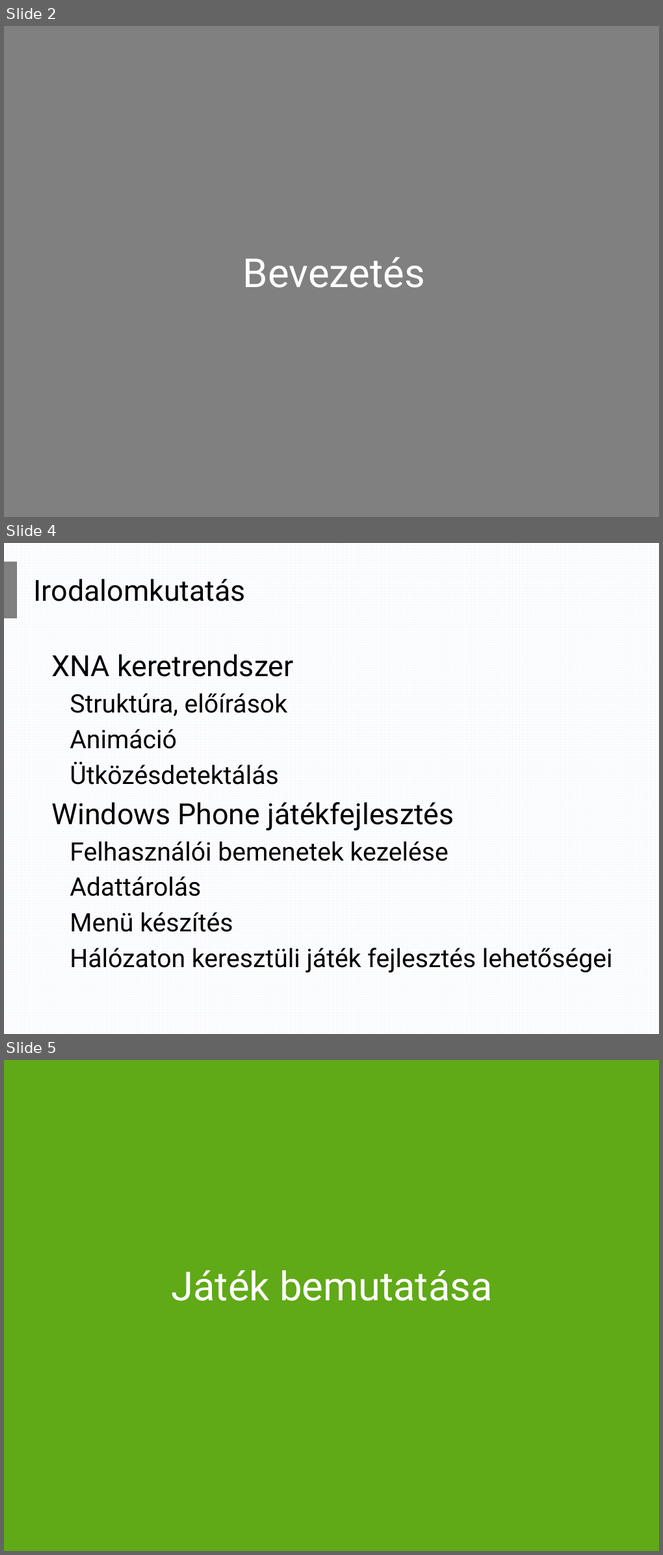
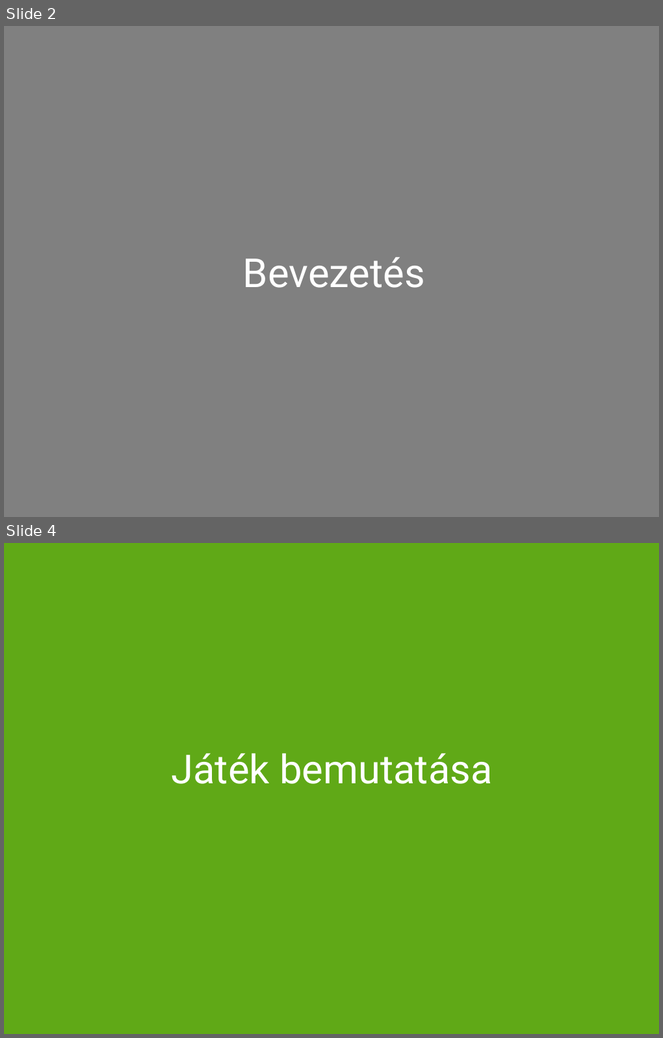
Before and after one commit to trnktms/ScarFly, a slide deck: ScarFly/Docs/Presentation.pptx. Shown one above the other, each under a label of ours: slides 2, 4 and 5 before the commit, slides 2 and 4 after it; the slides between them are not shown. The pictures are 663x1555 and 663x1038 pixels, drawn with LibreOffice and Linux fonts; fonts in the diff are those of the drawing. Boxes give left, top, right and bottom in pixels: in the first picture for what was removed or moved away, otherwise in the second. Text is boxed around its words. In the diff, an @@ line names an element or a change of style, - is before the commit and + after.

```diff
--- a/ScarFly/Docs/Presentation.pptx
+++ b/ScarFly/Docs/Presentation.pptx
@@ slide 4 removed at (x1=4, y1=543, x2=659, y2=1034), background pattern #F6F8FC on #FFFFFF @@
@@ rectangle removed at (x1=4, y1=562, x2=17, y2=619) @@
@@ title removed at (x1=34, y1=579, x2=246, y2=601) @@
-Irodalomkutatás
@@ text removed at (x1=51, y1=654, x2=613, y2=973) @@
-XNA keretrendszer
-  Struktúra, előírások
-  Animáció
-  Ütközésdetektálás
-Windows Phone játékfejlesztés
-  Felhasználói bemenetek kezelése
-  Adattárolás
-  Menü készítés
-  Hálózaton keresztüli játék fejlesztés lehetőségei
@@ what was slide 5 is now slide 4 @@
```
Also in this commit, not shown: 8 slides changed, 3 slides added, 2 other slides removed.
